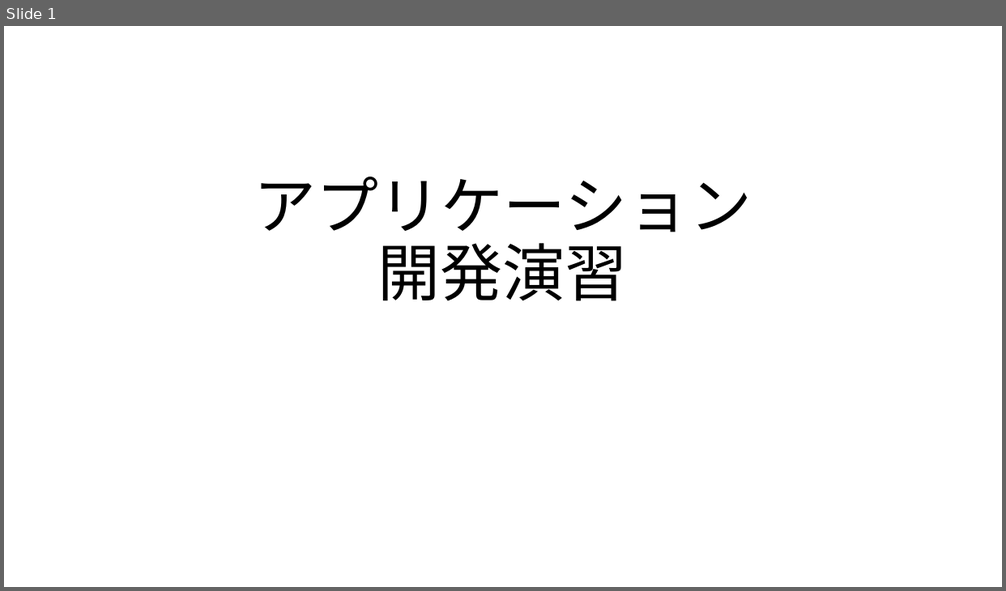
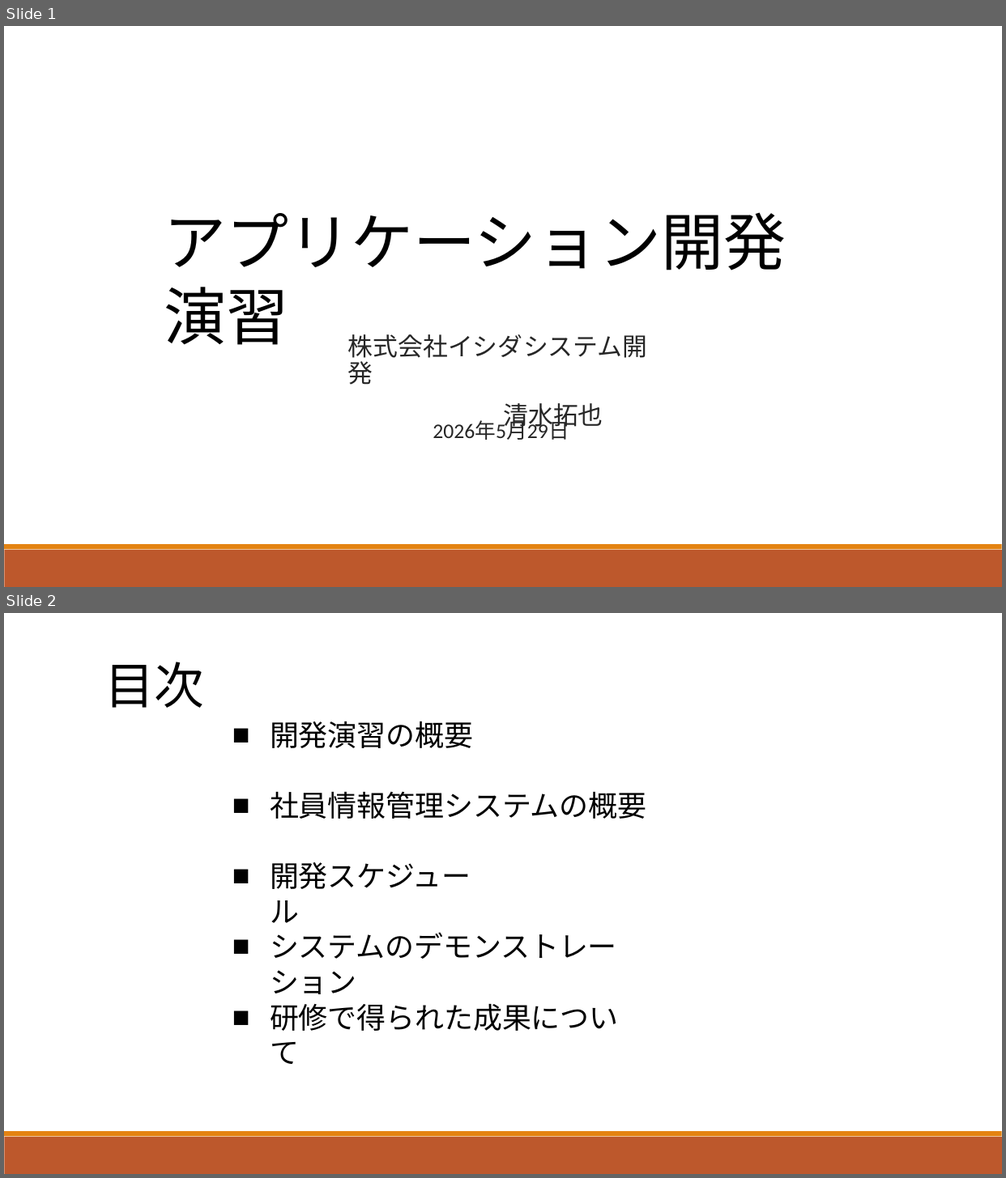
Before and after one commit to STHub65536/csharp_training_202605, a slide deck: docs/04_presentation/アプリケーション開発演習プレゼンテーション.pptx. Shown one above the other, each under a label of ours: slide 1 before the commit, slides 1 and 2 after it. The pictures are 1006x591 and 1006x1178 pixels, drawn with LibreOffice and Linux fonts; fonts in the diff are those of the drawing. Boxes give left, top, right and bottom in pixels: in the first picture for what was removed or moved away, otherwise in the second. Text is boxed around its words. In the diff, an @@ line names an element or a change of style, - is before the commit and + after.

```diff
--- a/docs/04_presentation/アプリケーション開発演習プレゼンテーション.pptx
+++ b/docs/04_presentation/アプリケーション開発演習プレゼンテーション.pptx
@@ slide 2 added at [4,613,1002,1174], background #FFFFFF; not listed: 2 template elements that a slide beside it also shows @@
@@ text added at [104,662,203,708], 48 pt, text #000000 @@
+目次
@@ text added at [270,721,473,748], 28 pt, text #000000 @@
+■ 開発演習の概要
@@ text added at [270,791,646,819], 28 pt, text #000000 @@
+■ 社員情報管理システムの概要
@@ text added at [270,862,471,923], 28 pt, text #000000 @@
+■ 開発スケジュール
@@ text added at [270,932,617,995], 28 pt, text #000000 @@
+■ システムのデモンストレーション
@@ text added at [270,1004,619,1031], 28 pt, text #000000 @@
+■ 研修で得られた成果について
@@ slide 1 changed as well @@
@@ text "アプリケーション開発演習" at [164,212,786,345]: vertical alignment bottom to top @@
@@ text at [164,212,786,345]: text changed; font Noto Sans CJK JP to Calibri @@
-アプリケーション
-開発演習
+アプリケーション開発演習
@@ text added at [348,335,647,431], 24 pt, text #262626 @@
+  株式会社イシダシステム開発
+  清水拓也
@@ text added at [432,421,569,440], 20 pt, text #262626 @@
+2026年5月29日
@@ rectangle added at [4,550,1002,587], fill #BD582C @@
@@ rectangle added at [4,544,1002,550], fill #E48312 @@
```
Also in this commit, not shown: 23 other slides added.
